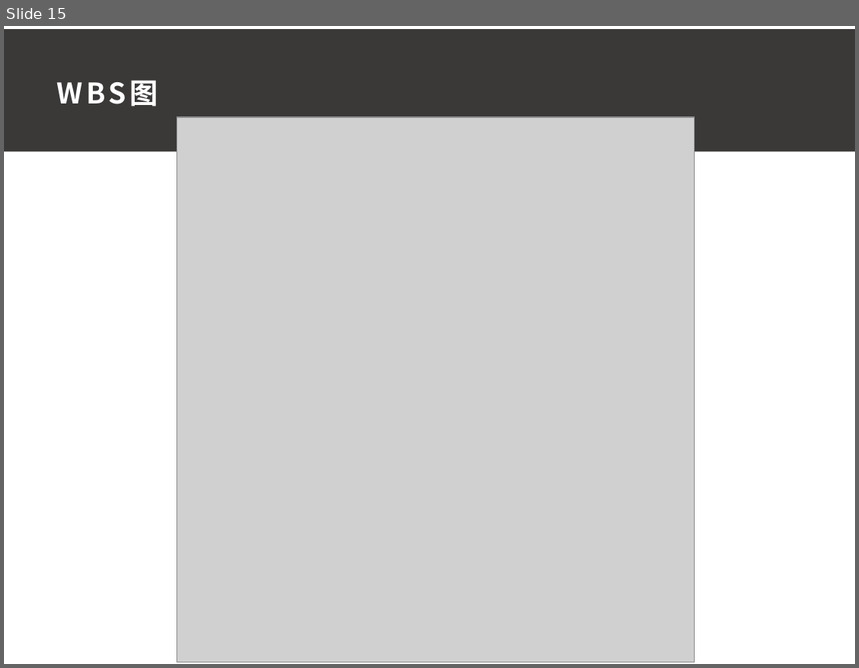
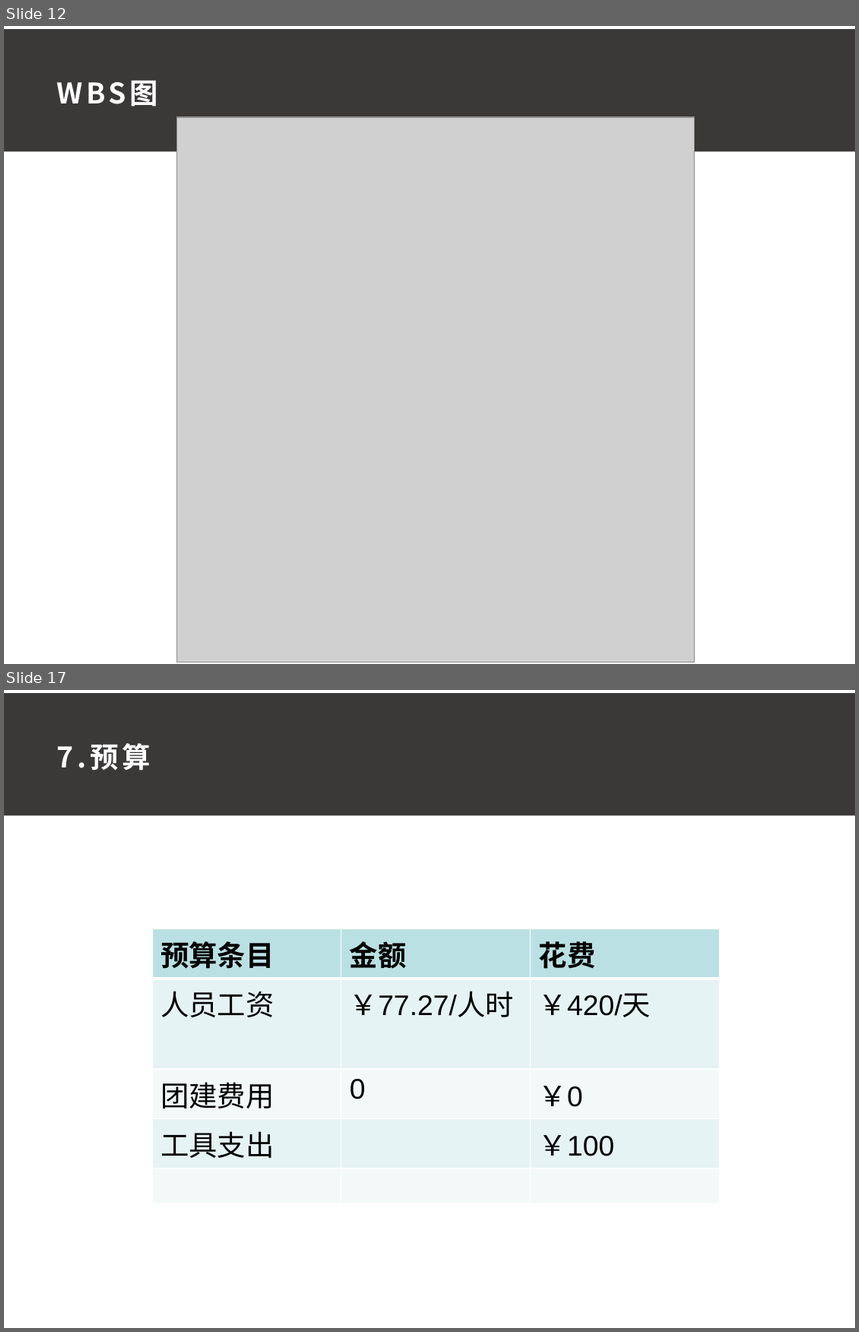
Before and after one commit to ConstanTWT/SE2020-G01, a slide deck: 项目计划书/G01小组项目计划PPT0.1.pptx. Shown one above the other, each under a label of ours: slide 15 before the commit, slides 12 and 17 after it; the slides between them are not shown. The pictures are 859x668 and 859x1332 pixels, drawn with LibreOffice and Linux fonts; fonts in the diff are those of the drawing; grey boxes stand for pictures. Boxes give left, top, right and bottom in pixels: in the first picture for what was removed or moved away, otherwise in the second. Text is boxed around its words. In the diff, an @@ line names an element or a change of style, - is before the commit and + after.

```diff
--- a/项目计划书/G01小组项目计划PPT0.1.pptx
+++ b/项目计划书/G01小组项目计划PPT0.1.pptx
@@ slide 17 added at (4,690,855,1328), background #FFFFFF @@
@@ rectangle added at (4,693,855,816), fill #3B3838 @@
@@ text added at (57,743,150,771), 24 pt, text #FFFFFF, bold @@
+7.预算
@@ table added at (152,929,719,1161), 5 rows, 3 columns @@
+预算条目 | 金额 | 花费
+人员工资 | ￥77.27/人时 | ￥420/天
+团建费用 | 0 | ￥0
+工具支出 |  | ￥100
+ |  | 
@@ what was slide 15 is now slide 12 @@
```
Also in this commit, not shown: 6 slides changed, 4 other slides added, 4 slides removed, 2 other files.
